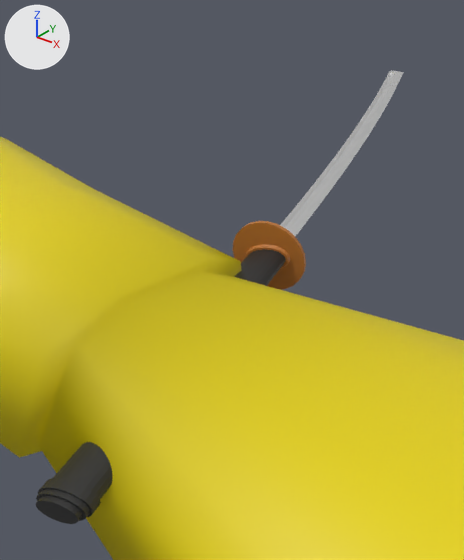
What one commit did to the Blender file models/guy/guy.blend.
Before and after are seen from a 50 mm camera at (0.956, -0.107, 1.611) aimed at (0.813, 0.071, 1.5). Lighting does not change. The marker at upper left points along +X, +Y and +Z. The older version comes first.

Names of what the first picture shows: 'Cube', 'Katana'.
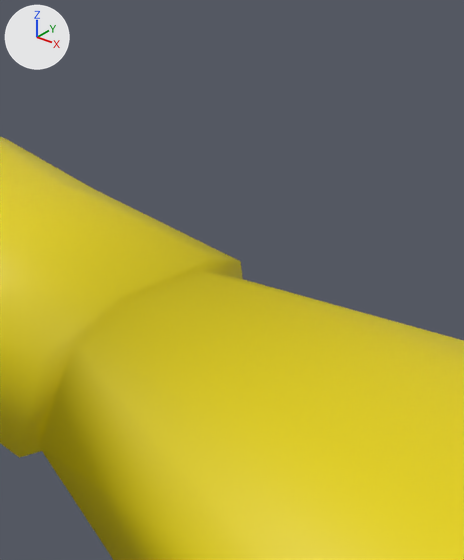
Where the change shows, as pixel boxes (x1, y1, x2, y2) in the pictures (464 x 560 px):
'Katana', moved (not visible afterwards): before (36, 70, 403, 524)

Patch to the scene script:
```diff
--- a/models/guy/guy.blend.py
+++ b/models/guy/guy.blend.py
@@ ob_katana @@
 ob_katana = bpy.data.objects.new('Katana', me_cube_002)
-ob_katana.parent = ob_empty
+ob_katana.parent = ob_katanaspot
 ob_katana.location = (0.0, 0.0, 0.0)
@@ ob_katanaspot @@
+ob_katanaspot = bpy.data.objects.new('KatanaSpot', None)
+ob_katanaspot.location = (0.858, -0.00146, 1.519)
+ob_katanaspot.rotation_euler = (0.122, -1.397, -0.109)  # degrees (7, -80, -6.2)
+ob_katanaspot.scale = (0.01, 0.01, 0.01)
```
